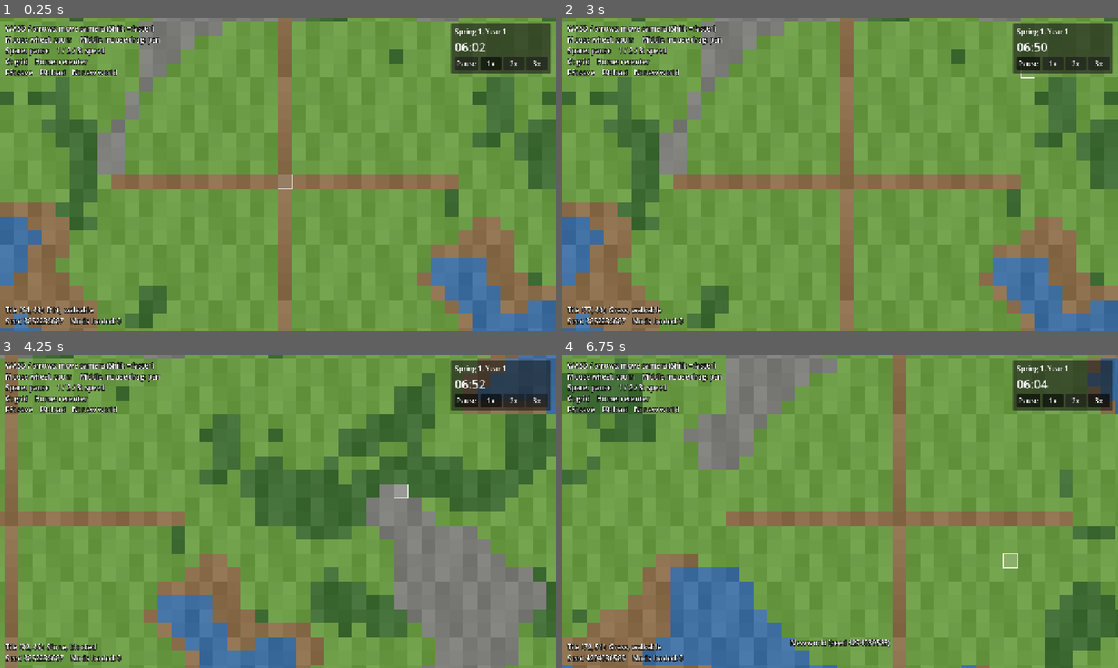
Above: before the commit, frames 1-4 (two rows, left to right).
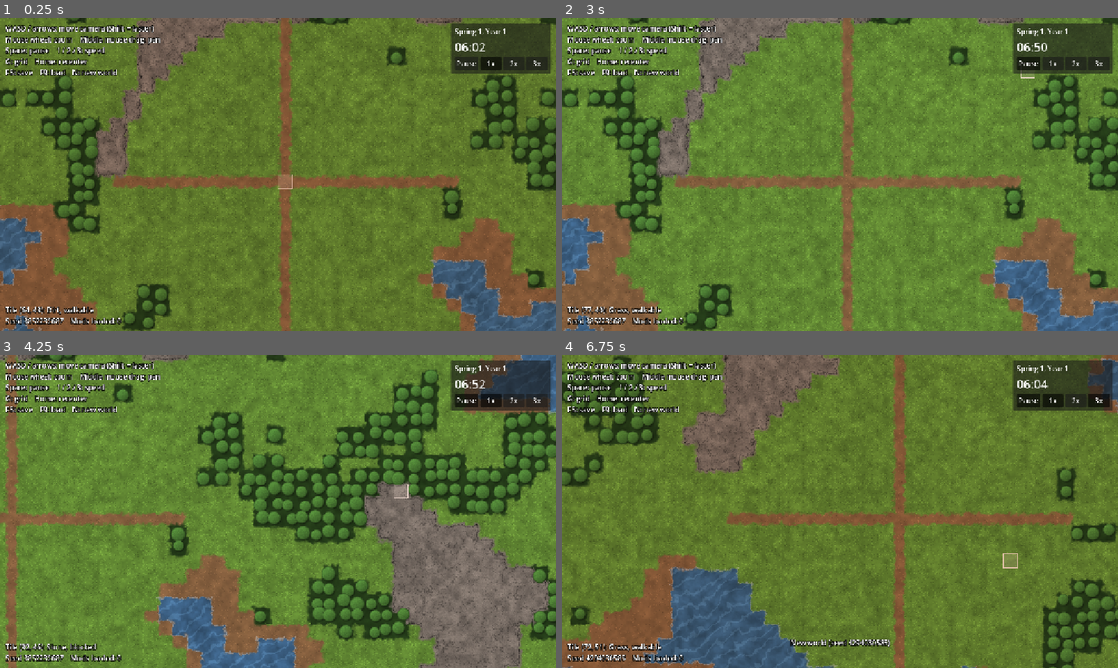
Above: after the commit, the same moments.

Repository: Stormellius/Common-Folk
Game: Godot game, scene res://scenes/main.tscn
Same seed, same stepped clock (60 frames per second), same inputs: the game is played once before the commit and once after it.
Inputs (mouse positions are in pixels of both pictures, inside the frame that each line leads up to):
- Up to frame 1 (0.25 s): no input
- Up to frame 2 (3 s): click "1x" at 0.5 s; click "2x" at 1.25 s; click "3x" at 2 s; click "Pause" at 2.75 s
- Up to frame 3 (4.25 s): tap Enter at 3.5 s; move the mouse to (400, 495) at 3.52 s; hold D from 3.53 s (still down); tap 1 at 3.6 s; click (400, 495) at 3.67 s; tap Space at 3.77 s
- Up to frame 4 (6.75 s): release D at 4.25 s; drag from (728, 527) to (812, 574) at 4.27 s; tap Space at 5 s; move the mouse to (895, 442) at 5.02 s; hold D 5.03-5.75 s; tap 3 at 5.1 s; drag from (812, 574) to (673, 464) at 5.77 s; move the mouse to (1006, 558) at 6.52 s; hold A from 6.53 s (still down); tap N at 6.6 s

The runs differ from the first frame. In frame 1, 72% of the frame differs, in the area x 0-100%, y 0-100%; in frame 2, 42%; in frame 3, 43%; in frame 4, 73%.

Commit message:
Graphics pass: terrain shader, day/night light and seasons
Replace flat colored squares with a GPU terrain shader: textured grass, dirt,
stone and animated water, ragged priority-based tile borders, shorelines,
cliff rims and tree canopies with shadows. Add a day/night tint driven by the
clock and season looks (foliage tint, snow) from seasons.json. Tile style and
priority are data fields so mods can use them. Add launch options for
screenshots and extend the smoke tests.

Co-Authored-By: Claude Sonnet 5.5 <noreply@anthropic.com>
Claude-Session: https://claude.ai/code/session_011t3uUDYs23uuvN16nB7Xcn

Diff:
--- a/data/seasons.json
+++ b/data/seasons.json
@@ -1,6 +1,6 @@
 [
-  { "id": "spring", "name": "Spring", "days": 15 },
-  { "id": "summer", "name": "Summer", "days": 15 },
-  { "id": "autumn", "name": "Autumn", "days": 15 },
-  { "id": "winter", "name": "Winter", "days": 15 }
+  { "id": "spring", "name": "Spring", "days": 15, "foliage_tint": "#f0ffe2", "snow": 0.0 },
+  { "id": "summer", "name": "Summer", "days": 15, "foliage_tint": "#fff0c0", "snow": 0.0 },
+  { "id": "autumn", "name": "Autumn", "days": 15, "foliage_tint": "#ffb870", "snow": 0.0 },
+  { "id": "winter", "name": "Winter", "days": 15, "foliage_tint": "#cdd8e4", "snow": 0.8 }
 ]
--- a/data/tiles.json
+++ b/data/tiles.json
@@ -1,7 +1,7 @@
 [
-  { "id": "grass",  "name": "Grass",  "color": "#6b9a45", "walkable": true,  "move_cost": 1.0 },
-  { "id": "dirt",   "name": "Dirt",   "color": "#8a6d4b", "walkable": true,  "move_cost": 1.0 },
-  { "id": "forest", "name": "Forest", "color": "#3f6b35", "walkable": true,  "move_cost": 2.0 },
-  { "id": "water",  "name": "Water",  "color": "#3f6fa0", "walkable": false, "move_cost": 0.0 },
-  { "id": "stone",  "name": "Stone",  "color": "#7b7b78", "walkable": false, "move_cost": 0.0 }
+  { "id": "water",  "name": "Water",  "color": "#3d6c9c", "style": "water",  "priority": 0, "walkable": false, "move_cost": 0.0 },
+  { "id": "dirt",   "name": "Dirt",   "color": "#8a6d4b", "style": "dirt",   "priority": 1, "walkable": true,  "move_cost": 1.0 },
+  { "id": "grass",  "name": "Grass",  "color": "#6b9a45", "style": "grass",  "priority": 2, "walkable": true,  "move_cost": 1.0 },
+  { "id": "forest", "name": "Forest", "color": "#3f6b35", "style": "forest", "priority": 3, "walkable": true,  "move_cost": 2.0 },
+  { "id": "stone",  "name": "Stone",  "color": "#7d7d7a", "style": "stone",  "priority": 4, "walkable": false, "move_cost": 0.0 }
 ]
--- a/mods/example_mod/tiles.json
+++ b/mods/example_mod/tiles.json
@@ -1,3 +1,3 @@
 [
-  { "id": "grass", "name": "Grass", "color": "#8cc84b", "walkable": true, "move_cost": 1.0 }
+  { "id": "grass", "name": "Grass", "color": "#8cc84b", "style": "grass", "priority": 2, "walkable": true, "move_cost": 1.0 }
 ]
--- a/project.godot
+++ b/project.godot
@@ -28,3 +28,4 @@
 renderer/rendering_method="gl_compatibility"
 renderer/rendering_method.mobile="gl_compatibility"
 textures/canvas_textures/default_texture_filter=0
+environment/defaults/default_clear_color=Color(0.07, 0.08, 0.1, 1)
--- a/scenes/main.tscn
+++ b/scenes/main.tscn
@@ -1,13 +1,17 @@
-[gd_scene load_steps=6 format=3]
+[gd_scene load_steps=7 format=3]
 
 [ext_resource type="Script" path="res://scripts/main.gd" id="1_main"]
 [ext_resource type="Script" path="res://scripts/view/map_view.gd" id="2_map"]
 [ext_resource type="Script" path="res://scripts/view/tile_cursor.gd" id="3_cursor"]
 [ext_resource type="Script" path="res://scripts/view/camera_controller.gd" id="4_camera"]
 [ext_resource type="Script" path="res://scripts/ui/hud.gd" id="5_hud"]
+[ext_resource type="Script" path="res://scripts/view/day_night.gd" id="6_daynight"]
 
 [node name="Main" type="Node2D"]
 script = ExtResource("1_main")
+
+[node name="DayNight" type="CanvasModulate" parent="."]
+script = ExtResource("6_daynight")
 
 [node name="MapView" type="Node2D" parent="."]
 script = ExtResource("2_map")
--- a/scripts/autoload/game_clock.gd
+++ b/scripts/autoload/game_clock.gd
@@ -96,12 +96,33 @@
 	return "%02d:%02d" % [floori(float(minute) / 60.0), minute % 60]
 
 
+## Where we are inside the year: { "index": which season, "progress": 0..1 through it }.
+## Unlike get_date() this moves smoothly through the day, so visuals can fade between seasons.
+func get_season_position() -> Dictionary:
+	var seasons: Array = _seasons()
+	var year_length := 0
+	for season in seasons:
+		year_length += maxi(1, int(season.get("days", 1)))
+	var into_year := fposmod(float(tick) / MINUTES_PER_DAY, float(year_length))
+	for i in seasons.size():
+		var days := float(maxi(1, int(seasons[i].get("days", 1))))
+		if into_year < days:
+			return { "index": i, "progress": into_year / days }
+		into_year -= days
+	return { "index": 0, "progress": 0.0 }
+
+
+## Jumps to a day (0 = the first day) and hour. Used by tools and screenshots.
+func set_time(day_number: int, hour: int = 6) -> void:
+	tick = day_number * MINUTES_PER_DAY + hour * 60
+	_accumulator = 0.0
+	time_set.emit()
+
+
 ## Returns { "year", "season_id", "season_name", "day" } with year and day counted from 1.
 ## Season names and lengths come from data/seasons.json, so mods can change them.
 func get_date() -> Dictionary:
-	var seasons: Array = DataRegistry.get_list("seasons")
-	if seasons.is_empty():
-		seasons = FALLBACK_SEASONS
+	var seasons: Array = _seasons()
 	var year_length := 0
 	for season in seasons:
 		year_length += maxi(1, int(season.get("days", 1)))
@@ -121,6 +142,13 @@
 	return { "year": year + 1, "season_id": "season", "season_name": "Season", "day": 1 }
 
 
+func _seasons() -> Array:
+	var seasons: Array = DataRegistry.get_list("seasons")
+	if seasons.is_empty():
+		return FALLBACK_SEASONS
+	return seasons
+
+
 # --- saving --------------------------------------------------------------------
 
 func to_dict() -> Dictionary:
--- a/scripts/main.gd
+++ b/scripts/main.gd
@@ -17,6 +17,7 @@
 func _ready() -> void:
 	tile_cursor.hovered_changed.connect(_on_tile_hovered)
 	_start_new_world(_pick_seed())
+	_apply_launch_options()
 	if not DataRegistry.load_errors.is_empty():
 		hud.show_message("Data problem: %s" % DataRegistry.load_errors[0], 6.0)
 
@@ -49,13 +50,40 @@
 	get_viewport().set_input_as_handled()
 
 
-## A seed can be given on the command line: godot --path . -- --seed=1234
+## Options can be given after "--" on the command line, for example:
+##   godot --path . -- --seed=1234 --day=50 --hour=12 --zoom=0.5 --speed=0
+## seed = world seed, day = day number to start on (0 = first), hour = hour of day,
+## zoom = camera zoom, look = tile to center the camera on (x,y), speed = 0 (paused) to 3.
+## Handy for screenshots and testing.
+func _launch_option(name: String) -> String:
+	var prefix := "--%s=" % name
+	for arg in OS.get_cmdline_user_args():
+		if arg.begins_with(prefix):
+			return arg.trim_prefix(prefix)
+	return ""
+
+
 func _pick_seed() -> int:
-	for arg in OS.get_cmdline_user_args():
-		if arg.begins_with("--seed="):
-			return int(arg.trim_prefix("--seed="))
+	var given := _launch_option("seed")
+	if given != "":
+		return int(given)
 	randomize()
 	return randi()
+
+
+func _apply_launch_options() -> void:
+	if _launch_option("day") != "" or _launch_option("hour") != "":
+		var hour := int(_launch_option("hour")) if _launch_option("hour") != "" else 6
+		GameClock.set_time(int(_launch_option("day")), hour)
+	if _launch_option("speed") != "":
+		GameClock.set_speed(int(_launch_option("speed")))
+	if _launch_option("look") != "":
+		var cell := _launch_option("look").split(",")
+		if cell.size() == 2:
+			camera.position = Vector2(float(cell[0]) + 0.5, float(cell[1]) + 0.5) * MapView.TILE_SIZE
+	if _launch_option("zoom") != "":
+		var zoom_level := clampf(float(_launch_option("zoom")), CameraController.ZOOM_MIN, CameraController.ZOOM_MAX)
+		camera.zoom = Vector2(zoom_level, zoom_level)
 
 
 func _start_new_world(world_seed: int) -> void:
--- /dev/null
+++ b/scripts/view/day_night.gd
@@ -0,0 +1,35 @@
+class_name DayNight
+extends CanvasModulate
+## Tints the whole map by the time of day: blue nights, orange dawn and dusk, clear days.
+## The HUD sits on its own canvas layer, so it is never tinted.
+
+## [hour, color] pairs across one day. Colors are multiplied with the scene.
+const KEYFRAMES: Array = [
+	[0.0, Color("#566aa6")],
+	[4.5, Color("#566aa6")],
+	[6.0, Color("#f0c8b4")],
+	[8.0, Color("#ffffff")],
+	[17.0, Color("#ffffff")],
+	[19.0, Color("#ffcca4")],
+	[21.0, Color("#566aa6")],
+	[24.0, Color("#566aa6")],
+]
+
+var _gradient := Gradient.new()
+
+
+func _ready() -> void:
+	var offsets := PackedFloat32Array()
+	var colors := PackedColorArray()
+	for key in KEYFRAMES:
+		offsets.append(float(key[0]) / 24.0)
+		colors.append(key[1])
+	_gradient.offsets = offsets
+	_gradient.colors = colors
+	GameClock.ticked.connect(func(_tick: int) -> void: _update())
+	GameClock.time_set.connect(_update)
+	_update()
+
+
+func _update() -> void:
+	color = _gradient.sample(float(GameClock.get_minute_of_day()) / GameClock.MINUTES_PER_DAY)
--- a/scripts/view/map_view.gd
+++ b/scripts/view/map_view.gd
@@ -1,34 +1,107 @@
 class_name MapView
 extends Node2D
-## Draws the terrain of a WorldState as flat colored tiles (RimWorld-style).
+## Draws the terrain of a WorldState with the terrain shader.
 ##
-## This node only reads the world; it never changes it. Colors come from
-## data/tiles.json, so a mod that changes a tile color changes the look with no code.
-## The map is drawn once and redrawn only when a new world is set.
+## This node only reads the world; it never changes it. The map is handed to the GPU
+## as two small textures (one pixel per tile, plus a palette built from data/tiles.json)
+## and the shader paints it. A tile type chooses its look with two fields in tiles.json:
+##   "style":    flat, grass, dirt, water, stone or forest
+##   "priority": higher-priority tiles bleed over the edges of lower-priority ones
+## The season look (foliage color, snow) comes from data/seasons.json.
 
 const TILE_SIZE := 32
+const TERRAIN_SHADER := preload("res://shaders/terrain.gdshader")
+const STYLES := { "flat": 0, "grass": 1, "dirt": 2, "water": 3, "stone": 4, "forest": 5 }
+const MAX_TILE_TYPES := 256
 
 var world: WorldState
+
+var _material := ShaderMaterial.new()
+var _last_detail := -1.0
+
+
+func _ready() -> void:
+	_material.shader = TERRAIN_SHADER
+	_material.set_shader_parameter("tile_px", float(TILE_SIZE))
+	material = _material
+	GameClock.ticked.connect(_on_clock_ticked)
+	GameClock.time_set.connect(_update_season_look)
+	_update_season_look()
 
 
 func set_world(new_world: WorldState) -> void:
 	world = new_world
+	_upload_world()
 	queue_redraw()
+
+
+func _process(_delta: float) -> void:
+	# Fine texture (blades of grass, pebbles, ripples) fades out as the camera zooms away.
+	var camera := get_viewport().get_camera_2d()
+	if camera == null:
+		return
+	var detail := smoothstep(0.35, 0.8, camera.zoom.x)
+	if absf(detail - _last_detail) > 0.01:
+		_last_detail = detail
+		_material.set_shader_parameter("detail", detail)
 
 
 func _draw() -> void:
 	if world == null:
 		return
+	# One rectangle covers the whole map; the shader decides every pixel's color.
+	draw_rect(Rect2(0, 0, world.width * TILE_SIZE, world.height * TILE_SIZE), Color.WHITE)
 
-	var colors: Array[Color] = []
-	for tile_id in world.palette:
-		var def := DataRegistry.get_def("tiles", tile_id)
-		colors.append(Color(str(def.get("color", "#ff00ff"))))  # magenta = unknown tile
 
-	for y in world.height:
-		for x in world.width:
-			var color := colors[world.tiles[world.index_of(x, y)]]
-			# A tiny fixed brightness change per tile so large flat areas have some texture.
-			var shade := (float(((x * 73856093) ^ (y * 19349663)) & 7) - 3.5) * 0.012
-			color = Color(color.r + shade, color.g + shade, color.b + shade)
-			draw_rect(Rect2(x * TILE_SIZE, y * TILE_SIZE, TILE_SIZE, TILE_SIZE), color)
+func _upload_world() -> void:
+	if world.palette.size() > MAX_TILE_TYPES:
+		push_error("MapView: a world can use at most %d tile types" % MAX_TILE_TYPES)
+		return
+
+	var cells := PackedByteArray()
+	cells.resize(world.width * world.height)
+	for i in cells.size():
+		cells[i] = world.tiles[i]
+	var tile_image := Image.create_from_data(world.width, world.height, false, Image.FORMAT_R8, cells)
+
+	var palette_image := Image.create(world.palette.size(), 2, false, Image.FORMAT_RGBA8)
+	for i in world.palette.size():
+		var def := DataRegistry.get_def("tiles", world.palette[i])
+		var color := Color(str(def.get("color", "#ff00ff")))  # magenta = unknown tile
+		var style: int = STYLES.get(str(def.get("style", "flat")), 0)
+		var priority := clampi(int(def.get("priority", 0)), 0, 255)
+		palette_image.set_pixel(i, 0, Color(color.r, color.g, color.b, 1.0))
+		palette_image.set_pixel(i, 1, Color(style / 255.0, priority / 255.0, 0.0, 1.0))
+
+	_material.set_shader_parameter("tile_data", ImageTexture.create_from_image(tile_image))
+	_material.set_shader_parameter("palette", ImageTexture.create_from_image(palette_image))
+	_material.set_shader_parameter("map_size", Vector2i(world.width, world.height))
+
+
+# --- seasons ---------------------------------------------------------------------
+
+func _on_clock_ticked(tick: int) -> void:
+	if tick % 30 == 0:
+		_update_season_look()
+
+
+## Foliage color and snow follow the calendar. A season looks exactly like itself for its
+## first two thirds, then eases toward the next one, so snow builds up and melts gradually
+## and the next season has already arrived by the time it starts.
+func _update_season_look() -> void:
+	var seasons: Array = DataRegistry.get_list("seasons")
+	var tint := Color.WHITE
+	var snow := 0.0
+	if not seasons.is_empty():
+		var position := GameClock.get_season_position()
+		var current: Dictionary = seasons[position["index"]]
+		var upcoming: Dictionary = seasons[(position["index"] + 1) % seasons.size()]
+		var blend := smoothstep(0.65, 1.0, float(position["progress"]))
+		tint = _season_tint(current).lerp(_season_tint(upcoming), blend)
+		snow = lerpf(float(current.get("snow", 0.0)), float(upcoming.get("snow", 0.0)), blend)
+	_material.set_shader_parameter("foliage_tint", Vector3(tint.r, tint.g, tint.b))
+	_material.set_shader_parameter("snow", clampf(snow, 0.0, 1.0))
+
+
+func _season_tint(season: Dictionary) -> Color:
+	return Color(str(season.get("foliage_tint", "#ffffff")))
--- /dev/null
+++ b/shaders/terrain.gdshader
@@ -0,0 +1,205 @@
+shader_type canvas_item;
+// Draws the whole terrain in one pass on the GPU.
+//
+// The map arrives as two tiny textures instead of thousands of squares:
+//   tile_data  one pixel per tile; red channel = index into the palette
+//   palette    one column per tile type; row 0 = color, row 1 = (style, priority)
+//
+// Per pixel the shader works out which tile it is in, paints that tile's style
+// (grass, water, stone...), lets higher-priority neighbors bleed over the border
+// with a ragged soft edge, and finally draws tree canopies on forest tiles.
+// Everything is procedural noise, so there are no art files yet.
+
+uniform sampler2D tile_data : filter_nearest, repeat_disable;
+uniform sampler2D palette : filter_nearest, repeat_disable;
+uniform ivec2 map_size = ivec2(1, 1);
+uniform float tile_px = 32.0;
+uniform vec3 foliage_tint = vec3(1.0);   // season color applied to grass, forest and leaves
+uniform float snow : hint_range(0.0, 1.0) = 0.0;
+uniform float detail : hint_range(0.0, 1.0) = 1.0;  // fades fine texture when zoomed out
+
+varying vec2 world_pos;
+
+void vertex() {
+	world_pos = VERTEX;
+}
+
+// --- noise ---------------------------------------------------------------------
+
+float hash21(vec2 p) {
+	p = fract(p * vec2(123.34, 456.21));
+	p += dot(p, p + 45.32);
+	return fract(p.x * p.y);
+}
+
+float vnoise(vec2 p) {
+	vec2 i = floor(p);
+	vec2 f = fract(p);
+	f = f * f * (3.0 - 2.0 * f);
+	float a = hash21(i);
+	float b = hash21(i + vec2(1.0, 0.0));
+	float c = hash21(i + vec2(0.0, 1.0));
+	float d = hash21(i + vec2(1.0, 1.0));
+	return mix(mix(a, b, f.x), mix(c, d, f.x), f.y);
+}
+
+float fbm(vec2 p) {
+	float v = 0.0;
+	float a = 0.5;
+	for (int i = 0; i < 4; i++) {
+		v += a * vnoise(p);
+		p *= 2.03;
+		a *= 0.5;
+	}
+	return v;
+}
+
+// --- map lookups -----------------------------------------------------------------
+
+int tile_index(ivec2 c) {
+	c = clamp(c, ivec2(0), map_size - ivec2(1));
+	return int(round(texelFetch(tile_data, c, 0).r * 255.0));
+}
+
+vec3 tile_color(int idx) {
+	return texelFetch(palette, ivec2(idx, 0), 0).rgb;
+}
+
+int tile_style(int idx) {
+	return int(round(texelFetch(palette, ivec2(idx, 1), 0).r * 255.0));
+}
+
+float tile_priority(int idx) {
+	return texelFetch(palette, ivec2(idx, 1), 0).g * 255.0;
+}
+
+// --- surfaces --------------------------------------------------------------------
+// Styles: 0 flat, 1 grass, 2 dirt, 3 water, 4 stone, 5 forest ground
+
+float snow_cover(vec2 p, float amount) {
+	return clamp(snow * amount * smoothstep(0.30, 0.58, fbm(p * 0.8 + 11.0) + 0.3 * snow), 0.0, 1.0);
+}
+
+vec3 terrain(int style, vec3 base, vec2 p) {
+	vec3 snow_color = vec3(0.92, 0.95, 1.0) * (0.9 + 0.1 * vnoise(p * 3.0));
+	vec3 col = base;
+	if (style == 1) {
+		float n = fbm(p * 1.7);
+		col = base * (0.80 + 0.40 * n);
+		col *= 0.94 + 0.12 * vnoise(p * 6.0);
+		float blades = vnoise(p * 28.0);
+		col *= 1.0 + detail * (step(0.80, blades) * 0.16 - step(blades, 0.16) * 0.14);
+		col *= foliage_tint;
+		col = mix(col, snow_color, snow_cover(p, 1.0));
+	} else if (style == 2) {
+		col = base * (0.82 + 0.36 * fbm(p * 2.2));
+		float pebble = vnoise(p * 20.0);
+		col *= 1.0 + detail * (step(0.87, pebble) * 0.18 - step(pebble, 0.10) * 0.16);
+		col = mix(col, snow_color, snow_cover(p, 0.45));
+	} else if (style == 3) {
+		vec2 q = p + vec2(sin(p.y * 1.6 + TIME * 0.5), cos(p.x * 1.5 + TIME * 0.45)) * 0.18;
+		float w = fbm(q * 1.8 + vec2(TIME * 0.03, -TIME * 0.02));
+		col = base * (0.72 + 0.56 * w);  // slow patches of deeper and shallower water
+		// Thin wave crests that drift slowly across the surface.
+		float crest = sin((q.x * 1.3 + q.y * 2.1 + fbm(q * 1.5) * 3.0) * 3.0 + TIME * 0.8) * 0.5 + 0.5;
+		col += vec3(0.06, 0.09, 0.11) * smoothstep(0.82, 0.97, crest) * detail;
+	} else if (style == 4) {
+		col = base * (0.72 + 0.56 * fbm(p * 2.0));
+		float crack = abs(fbm(p * 2.4 + 5.0) - 0.5);
+		col *= mix(0.74, 1.0, smoothstep(0.0, 0.03, crack));
+		col *= 1.0 + detail * (vnoise(p * 22.0) - 0.5) * 0.16;
+		col = mix(col, snow_color, snow_cover(p, 0.35));
+	} else if (style == 5) {
+		col = base * 0.62 * (0.75 + 0.5 * fbm(p * 2.4));
+		col *= foliage_tint;
+		col = mix(col, snow_color, snow_cover(p, 0.7));
+	}
+	return col;
+}
+
+void fragment() {
+	vec2 p = world_pos / tile_px;  // position in tile units
+
+	// Warp the lookup a little so borders between tile types wander instead of running straight.
+	vec2 warp = (vec2(fbm(p * 3.1), fbm(p * 3.1 + 17.3)) - 0.5) * 0.45;
+	vec2 pw = p + warp;
+	ivec2 tc = ivec2(floor(pw));
+
+	int idx = tile_index(tc);
+	int style = tile_style(idx);
+	float prio = tile_priority(idx);
+	vec3 col = terrain(style, tile_color(idx), p);
+
+	// Neighbors with a higher priority bleed over this tile's edge with a ragged soft border.
+	float edge_width = 0.12 + 0.28 * vnoise(p * 5.0 + 3.0);
+	float foam = 0.0;
+	for (int dy = -1; dy <= 1; dy++) {
+		for (int dx = -1; dx <= 1; dx++) {
+			if (dx == 0 && dy == 0) {
+				continue;
+			}
+			ivec2 nc = tc + ivec2(dx, dy);
+			int nidx = tile_index(nc);
+			if (nidx == idx) {
+				continue;
+			}
+			float d = length(max(abs(pw - (vec2(nc) + 0.5)) - 0.5, 0.0));
+			float nprio = tile_priority(nidx);
+			int nstyle = tile_style(nidx);
+			if (nprio > prio) {
+				float infl = 1.0 - smoothstep(0.0, edge_width, d);
+				if (infl > 0.0) {
+					col = mix(col, terrain(nstyle, tile_color(nidx), p), infl);
+					if (style == 3) {
+						foam = max(foam, smoothstep(0.2, 0.5, infl) * (1.0 - smoothstep(0.5, 0.8, infl)));
+					}
+				}
+			} else if (style == 4 && nstyle != 4) {
+				col *= 1.0 - 0.38 * (1.0 - smoothstep(0.0, 0.10, d));  // dark rim along cliff edges
+			}
+		}
+	}
+	col = mix(col, vec3(0.86, 0.94, 1.0), foam * 0.4 * detail);
+
+	// Trees: every forest tile near this pixel gets one canopy, drawn over the ground.
+	ivec2 pc = ivec2(floor(p));
+	for (int dy = -1; dy <= 1; dy++) {
+		for (int dx = -1; dx <= 1; dx++) {
+			ivec2 nc = pc + ivec2(dx, dy);
+			int nidx = tile_index(nc);
+			if (tile_style(nidx) != 5) {
+				continue;
+			}
+			vec2 id = vec2(nc);
+			vec2 c = id + 0.5 + (vec2(hash21(id + 1.7), hash21(id + 9.1)) - 0.5) * 0.42;
+			float r = 0.40 + 0.14 * hash21(id + 3.3);
+			float sd = length(p - (c + vec2(0.09, 0.13))) / r;
+			col *= 1.0 - 0.38 * (1.0 - smoothstep(0.55, 1.05, sd));
+		}
+	}
+	for (int dy = -1; dy <= 1; dy++) {
+		for (int dx = -1; dx <= 1; dx++) {
+			ivec2 nc = pc + ivec2(dx, dy);
+			int nidx = tile_index(nc);
+			if (tile_style(nidx) != 5) {
+				continue;
+			}
+			vec2 id = vec2(nc);
+			vec2 c = id + 0.5 + (vec2(hash21(id + 1.7), hash21(id + 9.1)) - 0.5) * 0.42;
+			float r = 0.40 + 0.14 * hash21(id + 3.3);
+			vec2 q = (p - c) / r;
+			float d = length(q);
+			if (d < 1.0) {
+				float light = clamp(0.55 - 0.45 * dot(q, normalize(vec2(0.6, 0.8))), 0.0, 1.0);
+				float leaf = vnoise(p * 15.0 + id);
+				vec3 leaf_col = tile_color(nidx) * (0.85 + 0.75 * light) * (0.94 + 0.16 * leaf * detail);
+				leaf_col *= foliage_tint;
+				leaf_col = mix(leaf_col, vec3(0.95, 0.97, 1.0), snow * 0.55 * smoothstep(0.35, 0.65, vnoise(p * 7.0 + id)));
+				leaf_col *= 1.0 - 0.40 * smoothstep(0.76, 1.0, d);
+				col = mix(col, leaf_col, 1.0 - smoothstep(0.94, 1.0, d));
+			}
+		}
+	}
+
+	COLOR = vec4(col, 1.0);
+}
--- a/tests/smoke_test.gd
+++ b/tests/smoke_test.gd
@@ -16,6 +16,7 @@
 	_test_mod_loading()
 	_test_clock()
 	_test_generator()
+	_test_map_view()
 	_test_save_and_load()
 	print("")
 	if _failures == 0:
@@ -93,6 +94,13 @@
 	date = GameClock.get_date()
 	_check(date["year"] == 2 and date["season_id"] == "spring" and date["day"] == 1, "60 days later it is spring of year 2")
 
+	GameClock.set_time(20, 12)
+	var season_position := GameClock.get_season_position()
+	_check(season_position["index"] == 1 and absf(season_position["progress"] - (5.5 / 15.0)) < 0.001, "season position moves smoothly through a season")
+	GameClock.set_time(0, 6)
+	_check(GameClock.tick == GameClock.START_TICK, "set_time(0, 6) is the start of a new game")
+	GameClock.reset()
+
 	GameClock.set_speed(0)
 	var before := GameClock.tick
 	GameClock._process(5.0)
@@ -137,6 +145,20 @@
 	_check(water_cell.x >= 0 and not a.is_walkable(water_cell.x, water_cell.y), "water is not walkable")
 
 
+func _test_map_view() -> void:
+	print("Map view")
+	var view := MapView.new()
+	add_child(view)  # runs _ready, which connects to the clock and loads the shader
+	var world := MapGenerator.generate(5, 32, 24)
+	view.set_world(world)
+	_check(view.world == world, "map view accepts a world and builds its textures")
+	_check(MapView.STYLES.has(str(DataRegistry.get_def("tiles", "water").get("style"))), "tile styles in tiles.json are known to the view")
+	for tile_id in DataRegistry.get_ids("tiles"):
+		var def := DataRegistry.get_def("tiles", tile_id)
+		_check(def.has("style") and def.has("priority"), "tile '%s' has a style and priority" % tile_id)
+	view.queue_free()
+
+
 func _test_save_and_load() -> void:
 	print("Save and load")
 	var world := MapGenerator.generate(7, 64, 48)
Not shown, added: scripts/view/day_night.gd.uid
Not shown, added: shaders/terrain.gdshader.uid
Not shown, changed: README.md
